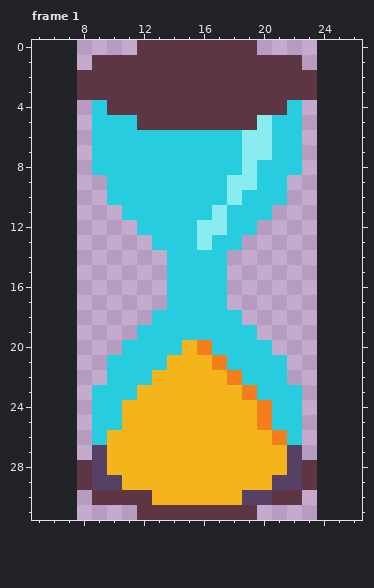
Edited in one commit: pixel-art file (sprites/timer_glass.ase). The picture above is the old version.
16x32 pixels, 7 frames. Shown: frame 1: x 5..26, y 0..31. The old version is drawn lined up with the new one, on the new canvas. The commit also changed other frames, which this record leaves out.
After:
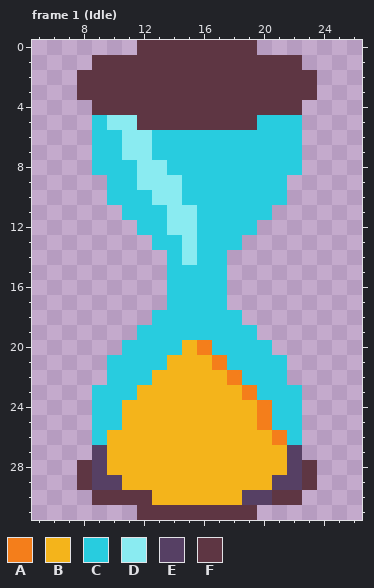
Palette (. is transparent): A #f47e1b  B #f4b41b  C #28ccdf  D #8aebf1  E #564064  F #5e3643
Message: Polish up timer some more and fix tomato sprite
Difference:
canvas 16x32 -> 32x32, the old top-left corner now at 8,0
Frame 1 (Idle):
y 4: x 9 C -> F; x 22 C -> F
y 5: x 10..11 CC -> DD; x 20 D -> C
y 6..7: x 11..12 CC -> DD; x 19..20 DD -> CC
y 8: x 12..13 CC -> DD; x 19 D -> C
y 9: x 12..14 CCC -> DDD; x 18..19 DD -> CC
y 10: x 13..14 CC -> DD; x 18 D -> C
y 11: x 14..15 CC -> DD; x 17 D -> C
y 12: x 14..17 CCDD -> DDCC
y 13: x 15..16 CD -> DC
y 14: x 15 C -> D
Pixel boxes of the changes (left, top, right, bottom) in both pictures:
changed: (92, 100, 302, 265)
